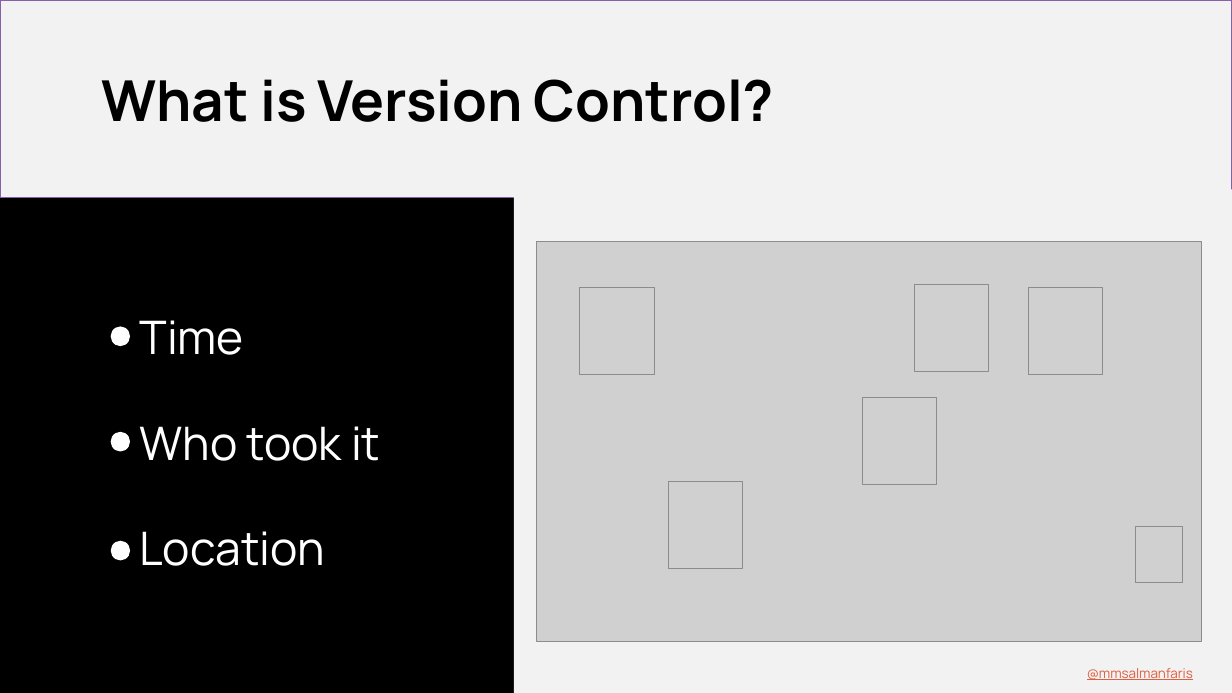
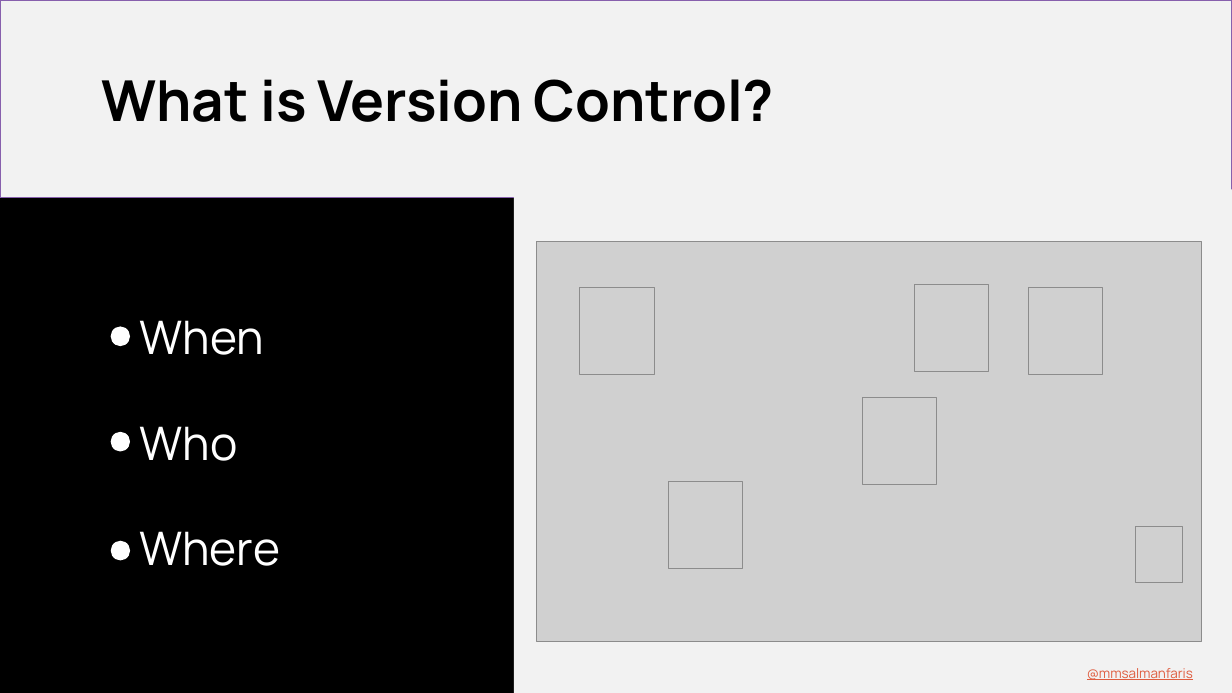
Before and after one commit to mmsalmanfaris/MLSA-Event-Documents, a slide deck: slide 4 of Git & Github.pptx. Drawn at 1232x693 pixels with LibreOffice and Linux fonts; fonts in the diff are those of the drawing; grey boxes stand for pictures. Boxes give left, top, right and bottom in pixels: in the first picture for what was removed or moved away, otherwise in the second. Text is boxed around its words. In the diff, an @@ line names an element or a change of style, - is before the commit and + after.

Commit message:
updated slides

```diff
--- a/Git & Github.pptx
+++ b/Git & Github.pptx
@@ text at (x1=140, y1=320, x2=264, y2=355): text changed @@
-Time
+When
@@ text at (x1=140, y1=426, x2=238, y2=461): text changed @@
-Who took it
+Who
@@ text at (x1=139, y1=531, x2=280, y2=566): text changed @@
-Location
+Where
```
Also in this commit, not shown: 4 slides added, 1 other file.
